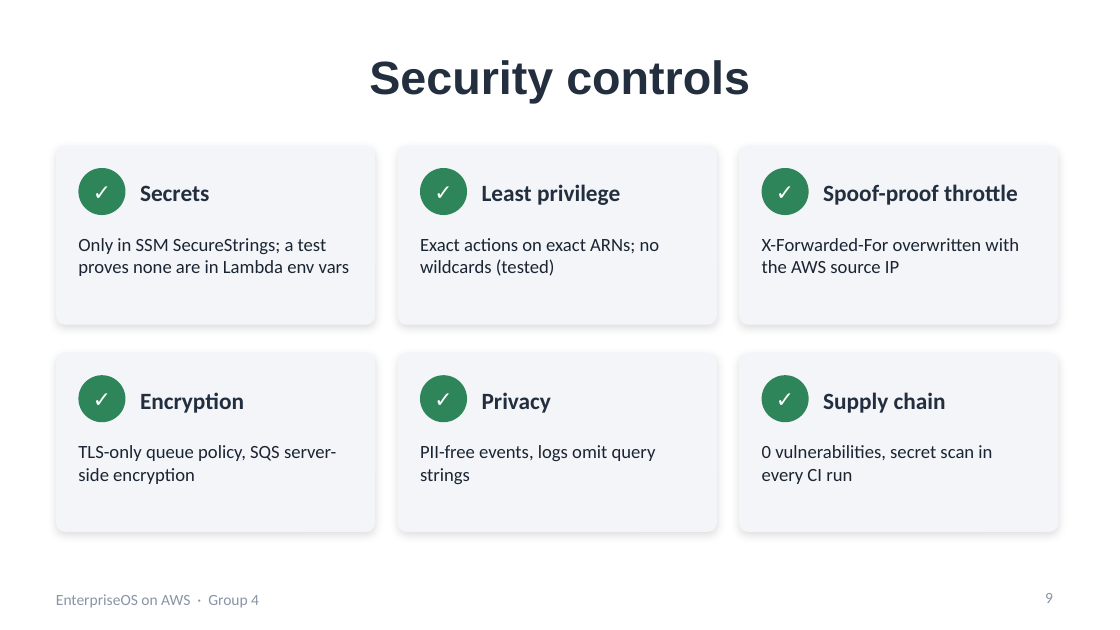
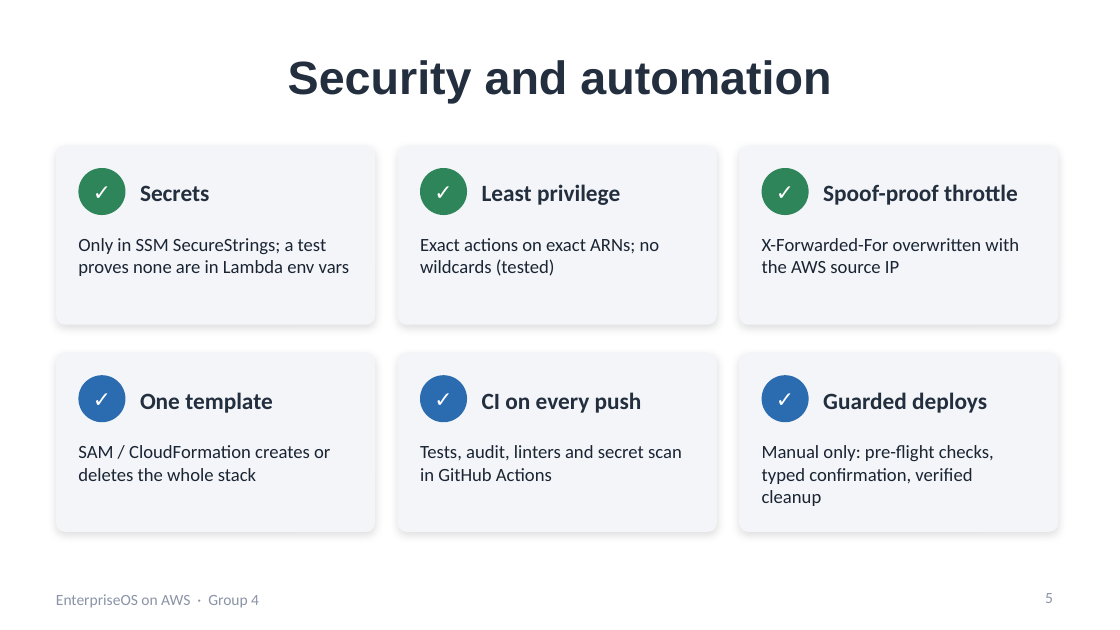
Before and after one commit to Ak7950/EnterpriseOS-AWS-Cloud, a slide deck: slide 5 of presentation/EnterpriseOS-AWS-Presentation.pptx (slide 9 before the commit). Drawn at 1120x630 pixels with LibreOffice and Linux fonts; fonts in the diff are those of the drawing. Boxes give left, top, right and bottom in pixels: in the first picture for what was removed or moved away, otherwise in the second. Text is boxed around its words. In the diff, an @@ line names an element or a change of style, - is before the commit and + after.

```diff
--- a/presentation/EnterpriseOS-AWS-Presentation.pptx
+++ b/presentation/EnterpriseOS-AWS-Presentation.pptx
@@ title at [288,60,831,103]: text changed @@
-Security controls
+Security and automation
@@ fill #2F855A to #2B6CB0 in 3 elements at [78,375,125,422], [420,375,467,422], [762,375,809,422] @@
@@ text at [140,392,273,413]: text changed @@
-Encryption
+One template
@@ text at [482,392,642,413]: text changed @@
-Privacy
+CI on every push
@@ text at [823,392,987,413]: text changed @@
-Supply chain
+Guarded deploys
@@ text at [78,445,330,481]: text changed @@
-TLS-only queue policy, SQS server-side encryption
+SAM / CloudFormation creates or deletes the whole stack
@@ text at [420,445,682,481]: text changed @@
-PII-free events, logs omit query strings
+Tests, audit, linters and secret scan in GitHub Actions
@@ text at [762,445,994,506]: text changed @@
-0 vulnerabilities, secret scan in every CI run
+Manual only: pre-flight checks, typed confirmation, verified cleanup
```
Also in this commit, not shown: 3 other slides changed, 1 slide added, 6 slides removed, 15 other files.
